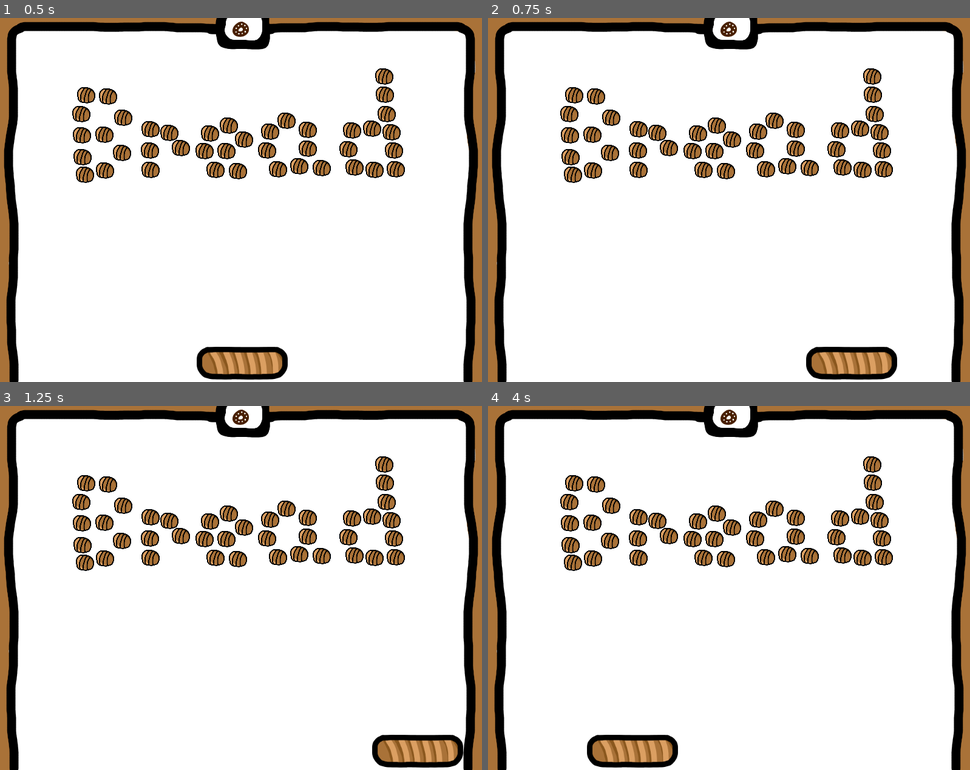
Above: before the commit, frames 1-4 (two rows, left to right).
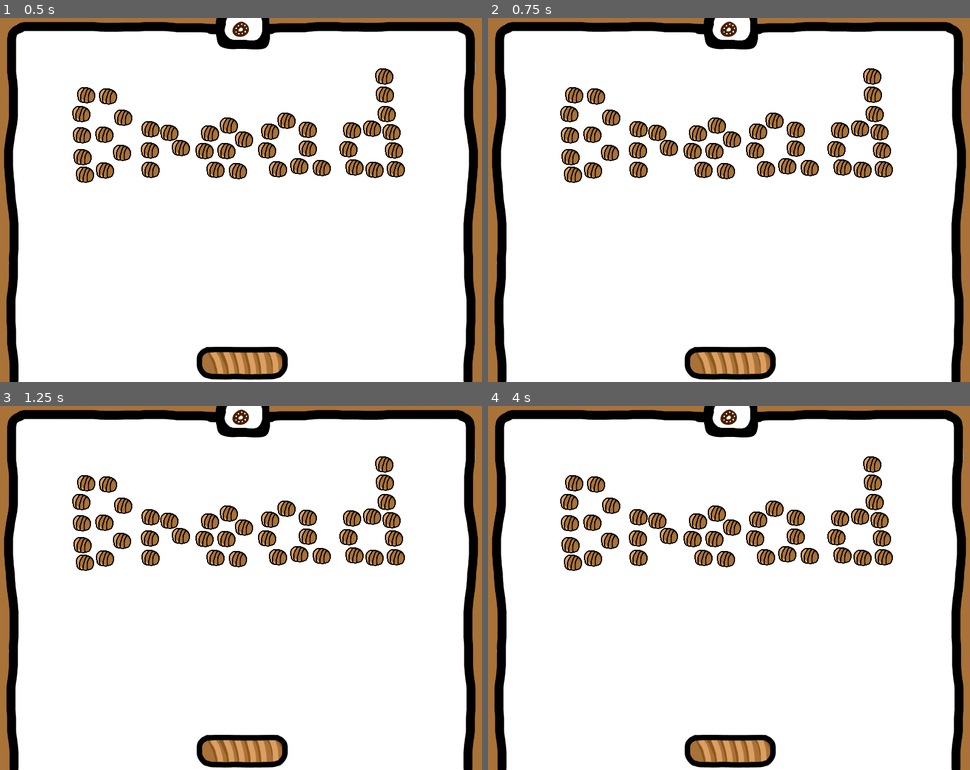
Above: after the commit, the same moments.

Repository: Inschato/BreadBread
Game: Godot game, scene res://levels/level3/BreakBread.tscn
The game is run twice, just before and just after one commit, with the same random seed, the same clock (stepped at 60 frames per second) and the same inputs. This scene is started directly instead of the project's main scene.
Inputs (mouse positions are in pixels of both pictures, inside the frame that each line leads up to):
- Up to frame 1 (0.5 s): no input
- Up to frame 2 (0.75 s): tap Enter at 0.5 s; move the mouse to (835, 181) at 0.52 s; hold Right (move_right) from 0.53 s (still down)
- Up to frame 3 (1.25 s): keep holding Right (move_right)
- Up to frame 4 (4 s): tap Space at 1.25, 2.75 s; move the mouse to (632, 606) at 1.27 s; release Right (move_right) at 1.28 s; hold Down (move_down) 1.28-2.03 s; tap Enter at 2, 3.5 s; move the mouse to (777, 507) at 2.02 s; hold Right (move_right) 2.03-2.78 s; move the mouse to (704, 660) at 2.77 s; hold Up (move_up) 2.78-3.53 s; move the mouse to (873, 642) at 3.52 s; hold Left (move_left) from 3.53 s (still down)

Frame 1 is identical in both runs. In frame 2, 3.2% of the frame differs, in the area x 40-85%, y 90-100%; in frame 3, 3.2%; in frame 4, 3.2%.

Commit message:
Tweak start of BreakBread

Diff:
--- a/Main.gd
+++ b/Main.gd
@@ -59,6 +59,7 @@
 	if old_game:
 		$GameHolder.remove_child(old_game)
 		old_game.queue_free()
+	$MenuHolder/HiddenSkipButton.disabled = false
 
 func show_message(message):
 	$MenuHolder/MessageCanvas/Message.text = message
@@ -117,4 +118,5 @@
 
 
 func _on_HiddenSkipButton_pressed():
-	next_level()
+	if current_game and not get_tree().paused:
+		next_level()
--- a/Main.tscn
+++ b/Main.tscn
@@ -66,6 +66,7 @@
 margin_top = -208.0
 margin_right = -146.0
 margin_bottom = -164.0
+disabled = true
 shortcut = SubResource( 7 )
 
 [node name="MessageCanvas" type="CanvasLayer" parent="MenuHolder"]
--- a/PauseMenu.gd
+++ b/PauseMenu.gd
@@ -23,8 +23,10 @@
 		$MainMenu.show()
 		$MainMenu/MainMenuGrid/ResumeGameButton.grab_focus()
 		$HiddenEscButton.disabled = true
+		$HiddenSkipButton.disabled = true
 
 func _on_ResumeGameButton_pressed():
 	$MainMenu.hide()
 	get_tree().paused = false
 	$HiddenEscButton.disabled = false
+	$HiddenSkipButton.disabled = false
--- a/levels/level3/Ball.gd
+++ b/levels/level3/Ball.gd
@@ -7,17 +7,27 @@
 signal block_hit
 signal ball_exited
 const target_speed = 565
+var started
+var initialized
 
 # Called when the node enters the scene tree for the first time.
 func _ready():
-	pass # Replace with function body.
+	started = false
+	initialized = false
 
 
 # Called every frame. 'delta' is the elapsed time since the previous frame.
 #func _process(delta):
 #	pass
 func _integrate_forces(state):
-	state.linear_velocity=state.linear_velocity.normalized()*target_speed
+	if started:
+		if not initialized:
+			state.apply_central_impulse(Vector2(1, -1))
+			initialized = true
+		state.linear_velocity=state.linear_velocity.normalized()*target_speed
+
+func start():
+	started = true
 
 func _on_Ball_body_entered(body):
 	if body.is_in_group('blocks'):
--- a/levels/level3/Ball.tscn
+++ b/levels/level3/Ball.tscn
@@ -15,7 +15,7 @@
 gravity_scale = 0.0
 contacts_reported = 4
 contact_monitor = true
-linear_velocity = Vector2( 400, -400 )
+can_sleep = false
 angular_damp = 0.0
 script = ExtResource( 2 )
 
--- a/levels/level3/BreakBread.gd
+++ b/levels/level3/BreakBread.gd
@@ -7,8 +7,11 @@
 signal next_level
 
 func new_game(skip_splash=false):
+	$Paddle.playing = false
+	$Paddle.position = $StartPosition.position
 	if not skip_splash:
 		yield($SplashScreen.display_splash(), "done_splash")
+	$Paddle.playing = true
 	score = 0
 	required_score = get_tree().get_nodes_in_group("blocks").size()
 	var ball = ball_scene.instance()
@@ -19,6 +22,9 @@
 	$HUD.update_score(score)
 	get_tree().call_group("blocks", "reset")
 	$Music.play()
+	yield(get_tree().create_timer(1.0), "timeout")
+	ball.start()
+
 
 func block_hit():
 	score += 1
--- a/levels/level3/BreakBread.tscn
+++ b/levels/level3/BreakBread.tscn
@@ -171,5 +171,8 @@
 game_name = "BreakBread"
 level_number = 3
 
+[node name="StartPosition" type="Position2D" parent="."]
+position = Vector2( 402, 569 )
+
 [connection signal="next_level" from="HUD" to="." method="_on_HUD_next_level"]
 [connection signal="retry_level" from="HUD" to="." method="_on_HUD_retry_level"]
--- a/levels/level3/Paddle.gd
+++ b/levels/level3/Paddle.gd
@@ -7,11 +7,12 @@
 
 const speed = 1000
 var velocity = Vector2()
-# Called when the node enters the scene tree for the first time.
-func _ready():
-	pass # Replace with function body.
+var playing = false
 
 func _physics_process(delta):
+	if not playing:
+		return
+
 	velocity.x = 0
 	if Input.is_action_pressed("move_left"):
 		velocity.x -= speed
